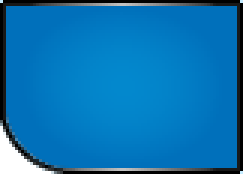
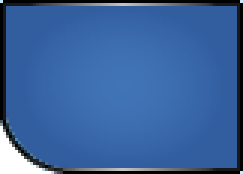
Revision of a layered 243 × 174 image; what changed, layer by layer:
added layer "focus copy" above "focus" over [6, 6, 237, 168]
hid "focus" over [6, 6, 237, 168]
